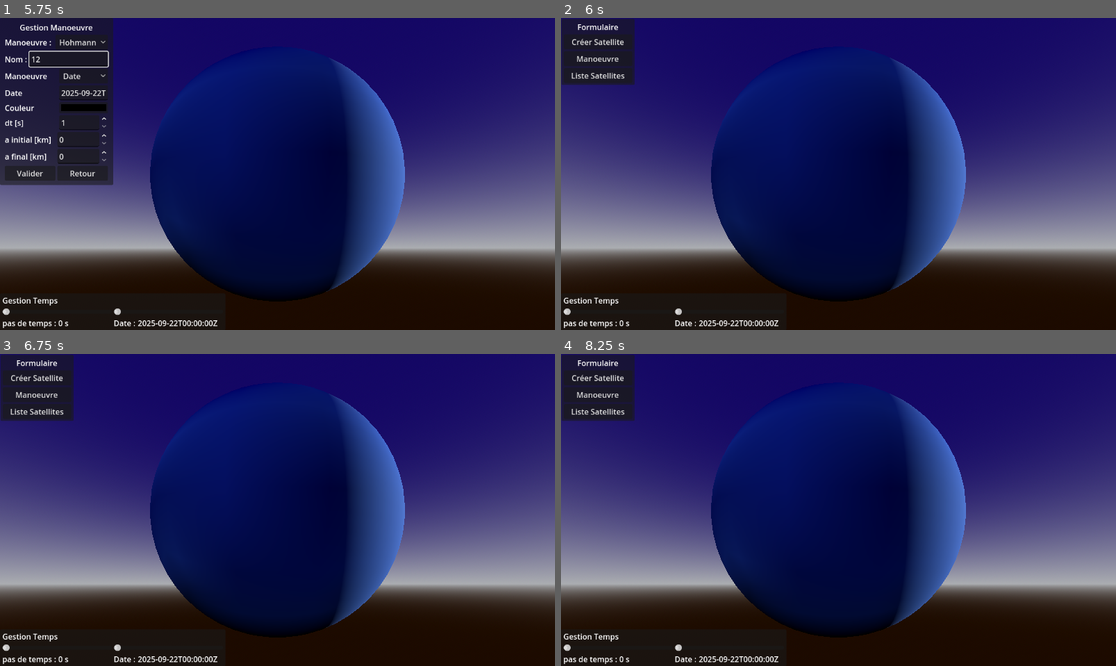
Above: before the commit, frames 1-4 (two rows, left to right).
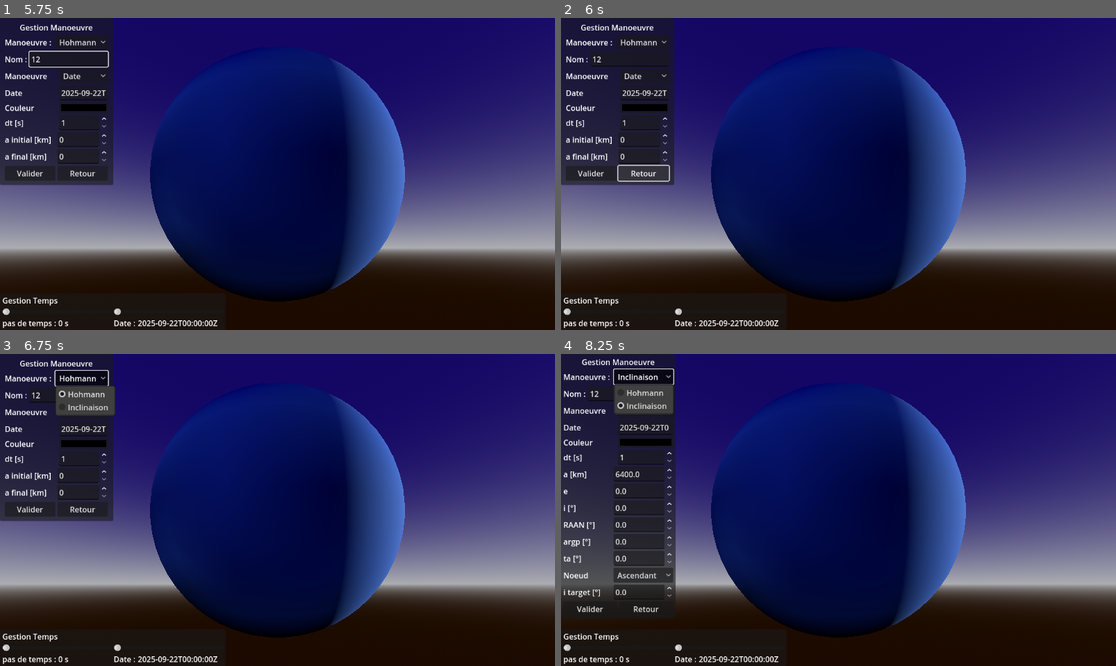
Above: after the commit, the same moments.

Repository: Vvidemont/Godot_Orekit_Serveur
Game: Godot game, scene res://scenes/fenêtre_principale.tscn
The game is run twice, just before and just after one commit, with the same random seed, the same clock (stepped at 60 frames per second) and the same inputs.
Inputs (mouse positions are in pixels of both pictures, inside the frame that each line leads up to):
- Up to frame 1 (5.75 s): click "Créer simulation" at 0.5 s; click "Valider" at 1.25 s; click "Créer Satellite" at 2 s; click (83, 52) at 2.77 s; type "Alex" at 2.85 s; click "Annuler" at 3.5 s; click "Manoeuvre" at 4.25 s; click (66, 58) at 5.02 s; type "12" at 5.1 s
- Up to frame 2 (6 s): click "Retour" at 5.75 s
- Up to frame 3 (6.75 s): click (83, 378) at 6.5 s, where only the run after the commit has a clickable "Hohmann"
- Up to frame 4 (8.25 s): click (644, 413) at 7.25 s, where only the run after the commit has a clickable "Date"; click (644, 375) at 8 s, where only the run after the commit has a clickable "Inclinaison"

Frame 1 is identical in both runs. In frame 2, 8.8% of the frame differs, in the area x 0-21%, y 0-54%; in frame 3, 9.0%; in frame 4, 15%, in the area x 0-21%, y 0-83%.
Error after the commit: Parse Error: Too few arguments for "add_satellite()" call. Expected at least 4 but received 3. (res://script/Interface_manoeuvre/interface_manoeuvre.gd:142)

Commit message:
Ajoute la fonctionnalité de modification d'orbite pour les orbites sans manœuvres

Diff:
--- a/script/SatelliteRegistry.gd
+++ b/script/SatelliteRegistry.gd
@@ -34,11 +34,15 @@
 var _by_id: Dictionary = {}
 # Dictionnaire : id → Satellite.
 
-func add_satellite(name: String, color: Color, trajectory: Array, meta_input: Dictionary = {}) -> int:
+func add_satellite(sat_name: String, color: Color, trajectory: Array,id_sat: int, meta_input: Dictionary = {}, ) -> int:
+	var id
 	# Ajoute un satellite au registre global.
-	var id := _next_id
-	_next_id += 1
-	var sat := Satellite.new(id, name, trajectory, color, meta_input)
+	if id_sat == 0:
+		id = _next_id
+		_next_id += 1
+	else:
+		id = Global.id_info
+	var sat := Satellite.new(id, sat_name, trajectory, color, meta_input)
 	_by_id[id] = sat
 	emit_signal("satellite_added", id)
 	return id
--- a/script/formulaire_satellite/formulaire_satellite.gd
+++ b/script/formulaire_satellite/formulaire_satellite.gd
@@ -57,13 +57,16 @@
 # Variables temporaires
 var last_body: Dictionary
 var p1; var p2; var p3; var p4; var p5; var p6; var type
+var info :Dictionary
 
 func _ready() -> void:
 	# Connexion des signaux aux fonctions correspondantes.
 	http.request_completed.connect(_on_request_completed)
 	btn_res.pressed.connect(_on_result_pressed)
 	btn_ann.pressed.connect(_on_ann)
+	_set_modif()
 	option_button.item_selected.connect(_type_choice)
+
 
 func _on_result_pressed() -> void:
 	# Selon le mode sélectionné, lit les valeurs correspondantes.
@@ -143,6 +146,12 @@
 	if not (result_data_any is Dictionary):
 		return
 
+	var id_sat = 0
+
+	if Global.id_info != null:
+		id_sat = Global.id_info
+		SatelliteRegistry.remove_satellite(Global.id_info)
+
 	var result_data := result_data_any as Dictionary
 
 	# --- Récupère la trajectoire calculée ---
@@ -156,7 +165,7 @@
 
 	var meta_input :Dictionary = last_body["params"].duplicate(true)
 	meta_input["action"] = last_body["action"]
-	SatelliteRegistry.add_satellite(name, sat_color, arr_data, meta_input)
+	SatelliteRegistry.add_satellite(name, sat_color, arr_data,id_sat,meta_input,)
 
 	# Affiche la durée de simulation renvoyée.
 	var tv : Variant = result_data.get("time_length", {})
@@ -167,6 +176,10 @@
 	print(n)
 
 func _on_ann() -> void:
+
+	# Redonne une valeur nulle pour la modification d'un satellite
+	Global.id_info = null
+
 	# Revient au formulaire de simulation (annulation).
 	var ui_parent := get_parent()
 	var hud_scene: PackedScene = load("res://scenes/formulaire_simulation.tscn")
@@ -183,3 +196,43 @@
 		1:
 			grid_classique.hide()
 			grid_cartesien.show()
+
+func _set_modif()-> void :
+	if Global.id_info != null:
+
+			var sat_id: int = Global.id_info
+			var sat: SatelliteRegistry.Satellite = SatelliteRegistry.get_one(sat_id)
+
+	# Récupère les données d’entrée associées au satellite.
+			info = sat.meta_input
+			type = info["type"]
+			sat_name.text = str(sat.name)
+			color.color = sat.color
+			spin_dt.value = info["dt_seconds"]
+
+			match type :
+				0:
+					option_button.selected = 0
+					_type_choice(type)
+
+					spin_a.value = info["p1"]* 1e-3
+					spin_e.value = info["p2"]
+					spin_i.value = info["p3"]
+					spin_raan.value = info["p4"]
+					spin_argp.value = info["p5"]
+					spin_ta.value = info["p6"]
+
+				1:
+					option_button.selected = 1
+					_type_choice(type)
+
+					spin_x.value = info["p1"]* 1e-3
+					spin_y.value = info["p2"]* 1e-3
+					spin_z.value = info["p3"]* 1e-3
+					spin_vx.value = info["p4"]* 1e-3
+					spin_vy.value = info["p5"]* 1e-3
+					spin_vz.value = info["p6"]* 1e-3
+
+
+	else:
+		return
--- a/script/info_sat/info_sat.gd
+++ b/script/info_sat/info_sat.gd
@@ -92,5 +92,8 @@
 	queue_free()
 
 func _on_modif() -> void :
-
-	return
+	var ui_parent := get_parent()
+	var form_sat: PackedScene = load("res://scenes/formulaire_satellite.tscn")
+	var form := form_sat.instantiate()
+	ui_parent.add_child(form)
+	queue_free()
